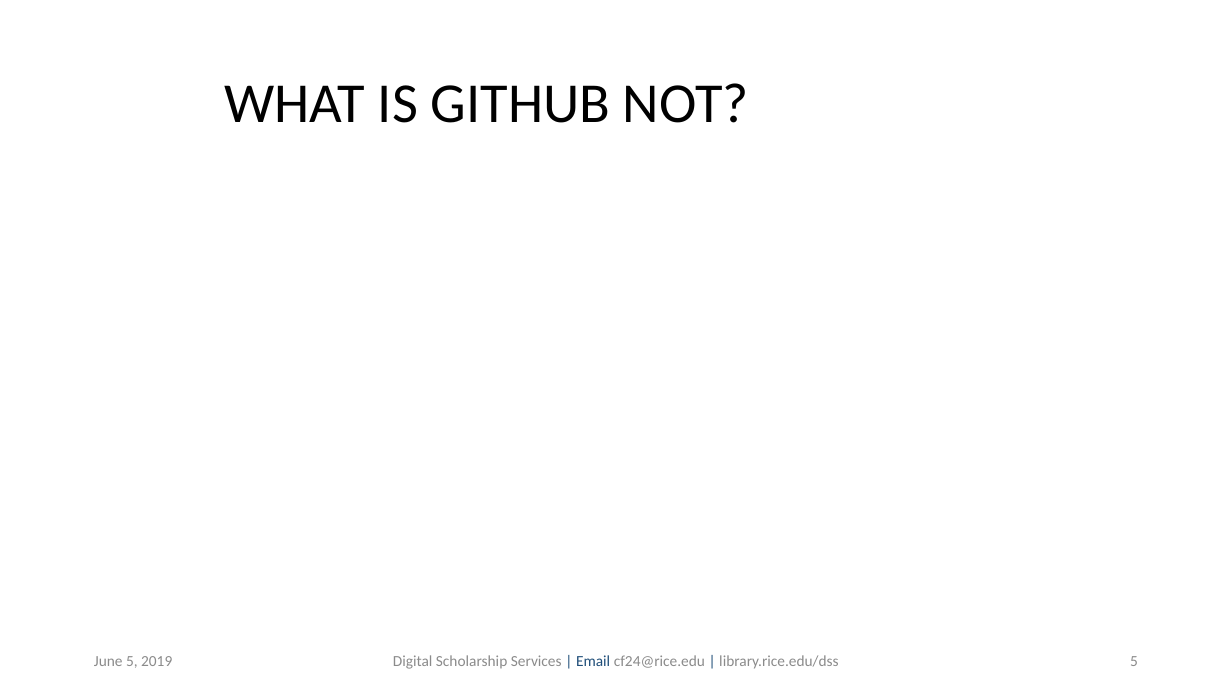
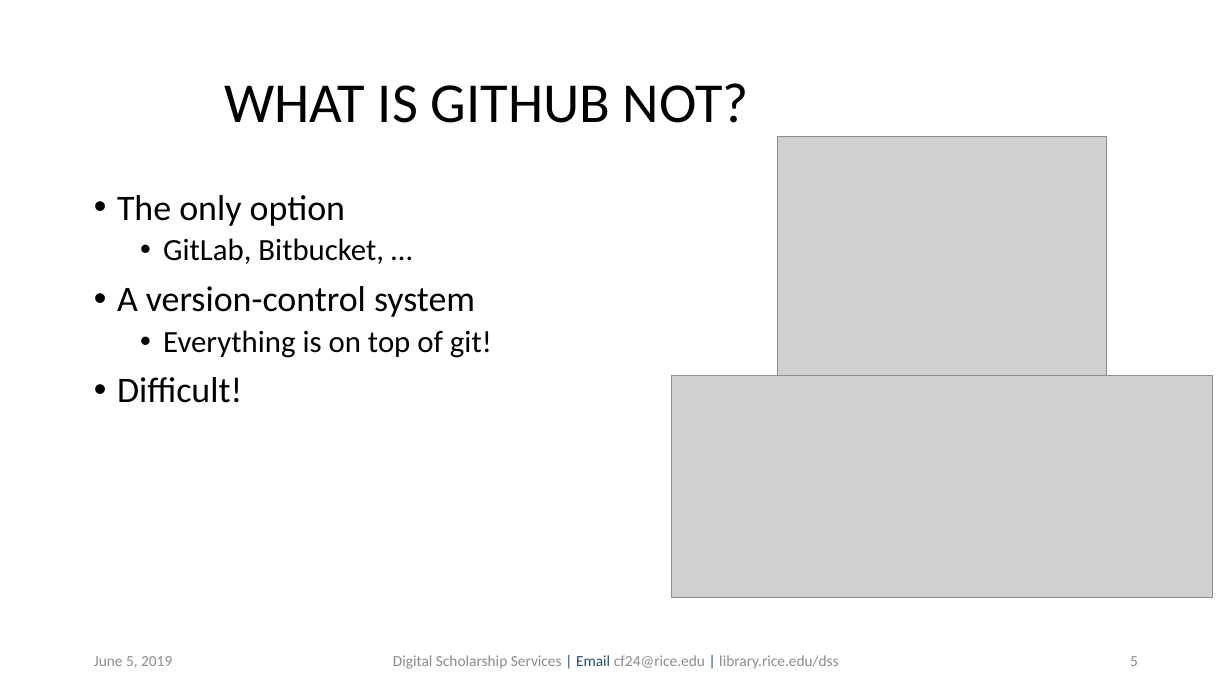
Before and after one commit to bakitybacon/rice-data-and-donuts, a slide deck: slide 5 of github/Introduction to Git & GitHub.pptx. Drawn at 1232x693 pixels with LibreOffice and Linux fonts; fonts in the diff are those of the drawing; grey boxes stand for pictures; background and template pictures are left out. Boxes give left, top, right and bottom in pixels: in the first picture for what was removed or moved away, otherwise in the second. Text is boxed around its words. In the diff, an @@ line names an element or a change of style, - is before the commit and + after.

Commit message:
draft 1 of github class

```diff
--- a/github/Introduction to Git & GitHub.pptx
+++ b/github/Introduction to Git & GitHub.pptx
@@ picture added at (778,136,1106,409) @@
@@ text added at (117,195,492,403), 28 pt, text #000000 @@
+• The only option
+  • GitLab, Bitbucket, …
+• A version-control system
+  • Everything is on top of git!
+• Difficult!
@@ picture added at (672,375,1213,597) @@
```
Also in this commit, not shown: 4 other slides changed.
